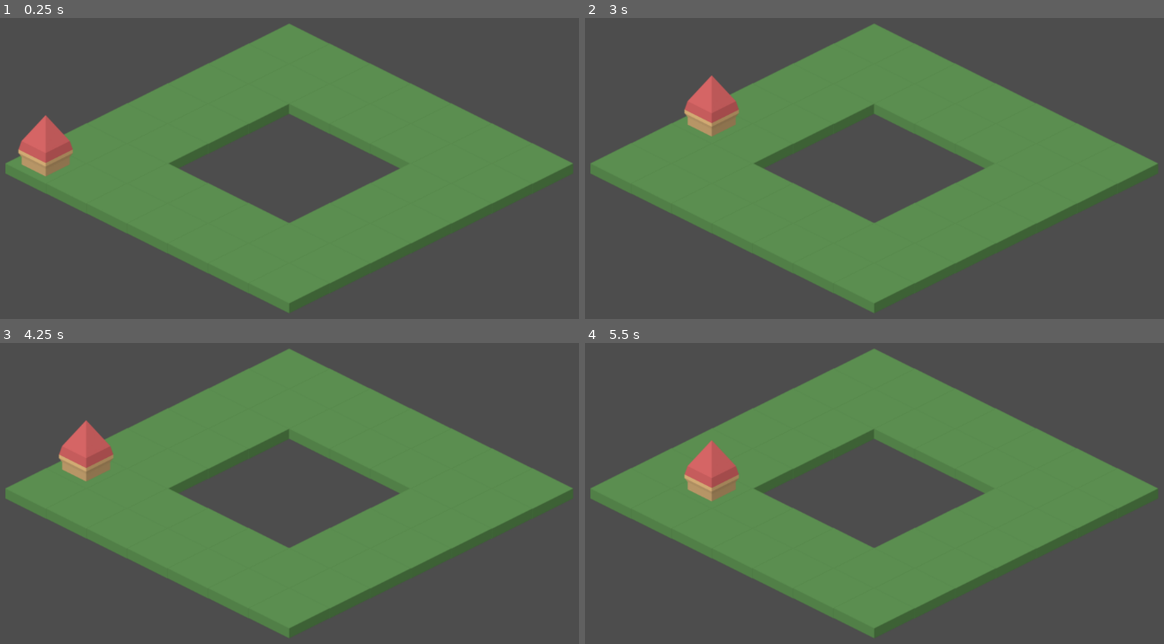
Above: before the commit, frames 1-4 (two rows, left to right).
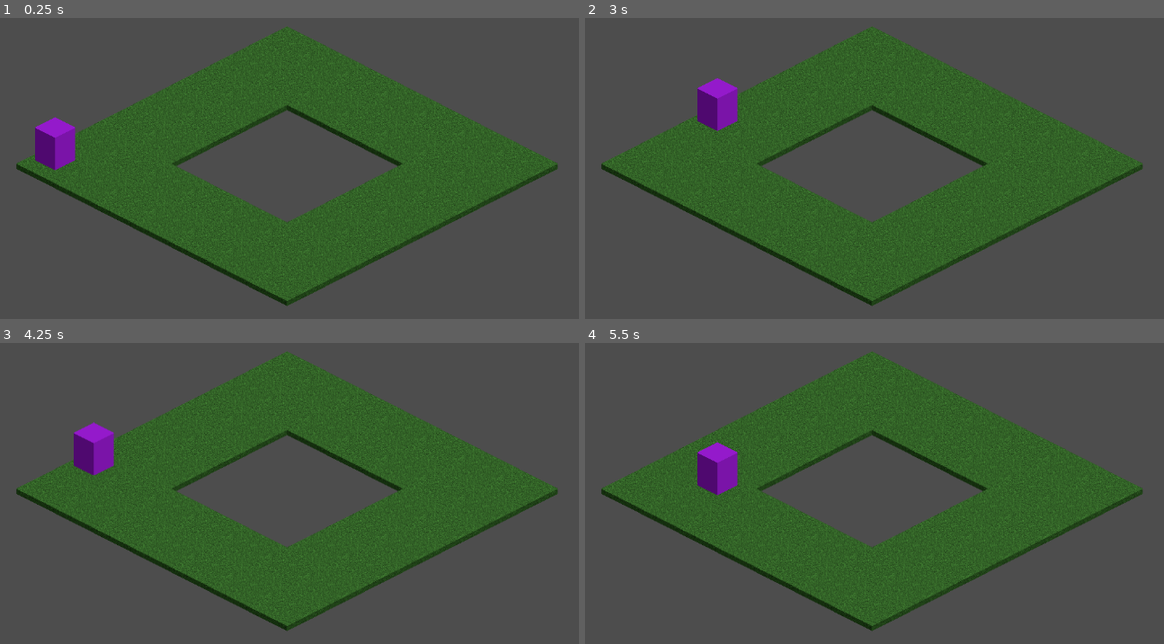
Above: after the commit, the same moments.

Repository: mjviljan/godot-isometric
Game: Godot game, scene res://Isometric.tscn
The game is run twice, just before and just after one commit, with the same random seed, the same clock (stepped at 60 frames per second) and the same inputs.
Inputs:
- Up to frame 1 (0.25 s): no input
- Up to frame 2 (3 s): tap Enter at 0.5, 2 s; hold Right (ui_right) 0.53-1.28 s; tap Space at 1.25, 2.75 s; hold Down (ui_down) 1.28-2.03 s; hold Right (ui_right) 2.03-2.78 s; hold Up (ui_up) from 2.78 s (still down)
- Up to frame 3 (4.25 s): tap Enter at 3.5 s; release Up (ui_up) at 3.53 s; hold Left (ui_left) from 3.53 s (still down)
- Up to frame 4 (5.5 s): tap Space at 4.25 s; release Left (ui_left) at 5.03 s; hold Down (ui_down) from 5.03 s (still down)

The runs differ from the first frame. In frame 1, 41% of the frame differs, in the area x 0-99%, y 1-98%; in frame 2, 41%; in frame 3, 41%; in frame 4, 40%.

Commit message:
Replace third-party graphics with original 'art'

Diff:
--- a/Isometric.tscn
+++ b/Isometric.tscn
@@ -1,20 +1,20 @@
 [gd_scene load_steps=6 format=3 uid="uid://ctd286tfblo6l"]
 
-[ext_resource type="Texture2D" uid="uid://dfym020hcjnc6" path="res://Assets/Spritesheet/spritesheet-83.png" id="1_348sk"]
 [ext_resource type="Script" path="res://World.gd" id="1_qdue2"]
-[ext_resource type="Texture2D" uid="uid://brjs47qpt87lo" path="res://Assets/Towers (brown)/tower_42.png" id="4_usi2n"]
+[ext_resource type="Texture2D" uid="uid://b73jvhfpkegx6" path="res://Assets/grass.png" id="2_afi6l"]
+[ext_resource type="Texture2D" uid="uid://c7vj12nv3apw6" path="res://Assets/player.png" id="3_ks84p"]
 
-[sub_resource type="TileSetAtlasSource" id="TileSetAtlasSource_hu37a"]
-texture = ExtResource("1_348sk")
-texture_region_size = Vector2i(132, 83)
+[sub_resource type="TileSetAtlasSource" id="TileSetAtlasSource_jhqu0"]
+resource_name = "Grass"
+texture = ExtResource("2_afi6l")
+texture_region_size = Vector2i(124, 71)
 0:0/0 = 0
-1:0/0 = 0
 
 [sub_resource type="TileSet" id="TileSet_dghlt"]
 tile_shape = 1
 tile_layout = 5
-tile_size = Vector2i(130, 64)
-sources/0 = SubResource("TileSetAtlasSource_hu37a")
+tile_size = Vector2i(124, 63)
+sources/0 = SubResource("TileSetAtlasSource_jhqu0")
 
 [node name="World" type="Node2D"]
 script = ExtResource("1_qdue2")
@@ -24,7 +24,7 @@
 tile_set = SubResource("TileSet_dghlt")
 format = 2
 layer_0/y_sort_enabled = true
-layer_0/tile_data = PackedInt32Array(0, 65536, 0, 1, 65536, 0, 2, 65536, 0, 3, 65536, 0, 65539, 65536, 0, 65540, 65536, 0, 4, 65536, 0, 5, 65536, 0, 6, 65536, 0, 65541, 65536, 0, 65542, 65536, 0, 65538, 65536, 0, 65537, 65536, 0, 65536, 65536, 0, 131072, 65536, 0, 196608, 65536, 0, 262144, 65536, 0, 327680, 65536, 0, 393216, 65536, 0, 393217, 65536, 0, 327681, 65536, 0, 262145, 65536, 0, 196609, 65536, 0, 131073, 65536, 0, 131078, 65536, 0, 196614, 65536, 0, 262150, 65536, 0, 327686, 65536, 0, 393222, 65536, 0, 393221, 65536, 0, 393220, 65536, 0, 393218, 65536, 0, 327682, 65536, 0, 327683, 65536, 0, 393219, 65536, 0, 327684, 65536, 0, 327685, 65536, 0, 262149, 65536, 0, 196613, 65536, 0, 131077, 65536, 0)
+layer_0/tile_data = PackedInt32Array(0, 0, 0, 1, 0, 0, 2, 0, 0, 3, 0, 0, 65539, 0, 0, 65540, 0, 0, 4, 0, 0, 5, 0, 0, 6, 0, 0, 65541, 0, 0, 65542, 0, 0, 65538, 0, 0, 65537, 0, 0, 65536, 0, 0, 131072, 0, 0, 196608, 0, 0, 262144, 0, 0, 393216, 0, 0, 393217, 0, 0, 327681, 0, 0, 262145, 0, 0, 196609, 0, 0, 131073, 0, 0, 131078, 0, 0, 196614, 0, 0, 262150, 0, 0, 327686, 0, 0, 393222, 0, 0, 393221, 0, 0, 393220, 0, 0, 393218, 0, 0, 327682, 0, 0, 327683, 0, 0, 393219, 0, 0, 327684, 0, 0, 327685, 0, 0, 262149, 0, 0, 196613, 0, 0, 131077, 0, 0, 327680, 0, 0)
 
 [node name="Player" type="CharacterBody2D" parent="."]
 
@@ -33,7 +33,7 @@
 polygon = PackedVector2Array(-39, 0, 0, 19, 39, 0, 0, -19)
 
 [node name="Sprite2D" type="Sprite2D" parent="Player"]
-texture = ExtResource("4_usi2n")
+texture = ExtResource("3_ks84p")
 
 [node name="Camera2D" type="Camera2D" parent="."]
 offset = Vector2(68, 230)
Binary file removed: Assets/Spritesheet/spritesheet-83.png
Binary file removed: Assets/Towers (brown)/tower_42.png
Binary file added: Assets/grass.png
Not shown, changed: Assets/grass.png.import
Binary file added: Assets/player.png
Not shown, changed: Assets/player.png.import
Not shown, added: Assets/Originals/cutter.xcf
Not shown, added: Assets/Originals/grass.xcf
Not shown, added: Assets/Originals/player.xcf
Not shown, changed: README.md
